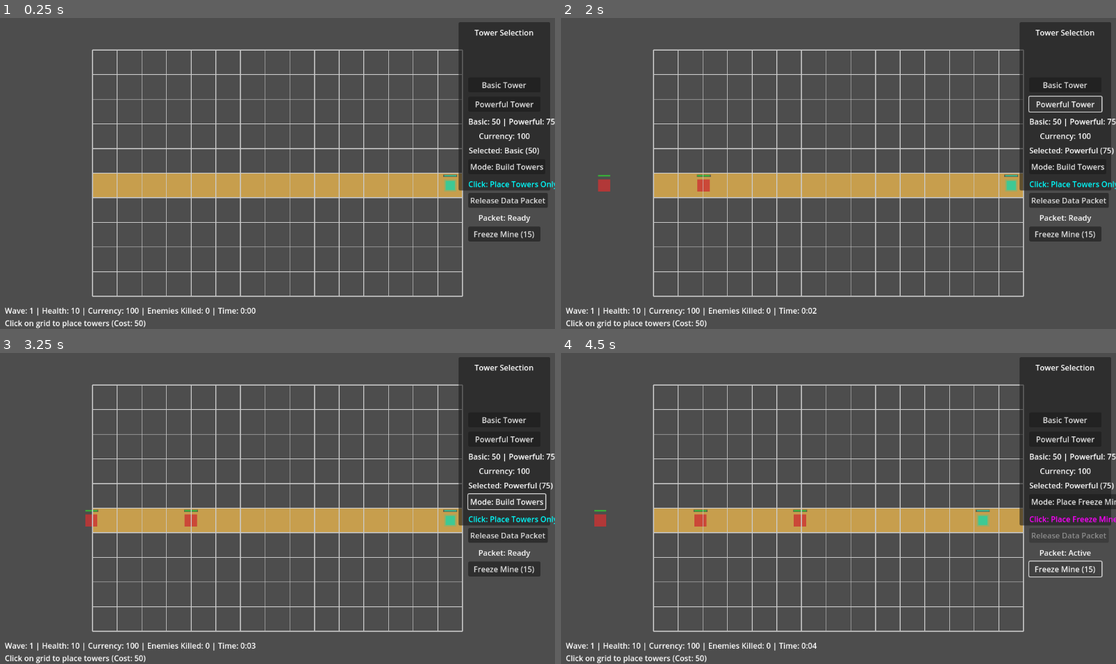
Above: before the commit, frames 1-4 (two rows, left to right).
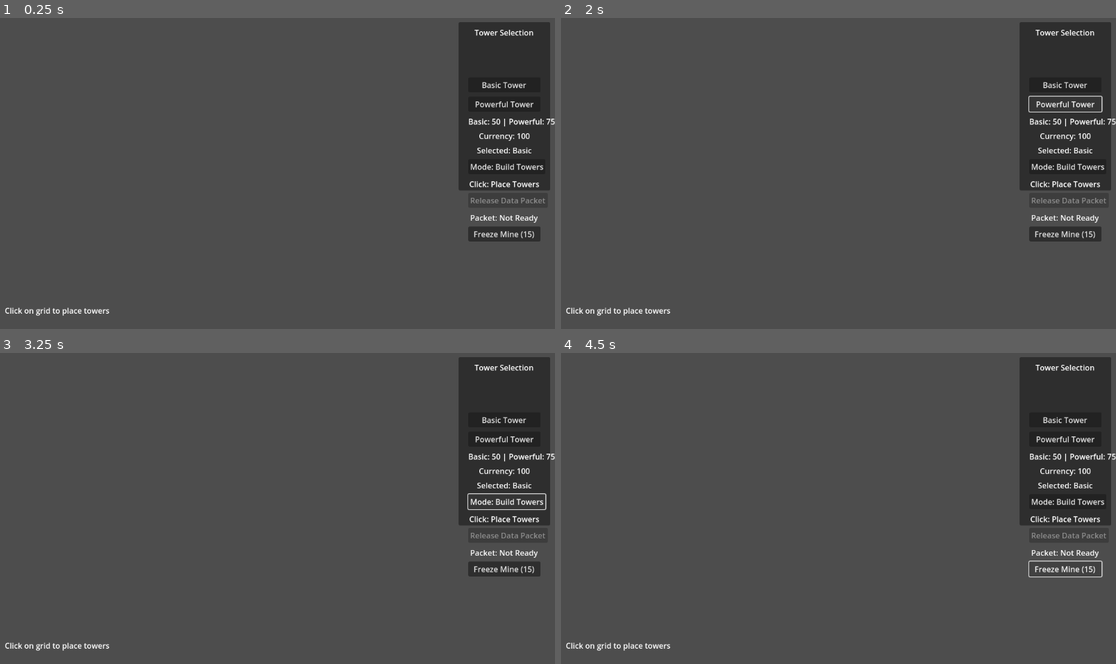
Above: after the commit, the same moments.

Repository: rivie13/CyberCrawler_basic_tower_defense_demo
Game: Godot game, scene res://scenes/Main.tscn
Same seed, same stepped clock (60 frames per second), same inputs: the game is played once before the commit and once after it.
Inputs (mouse positions are in pixels of both pictures, inside the frame that each line leads up to):
- Up to frame 1 (0.25 s): no input
- Up to frame 2 (2 s): click "Basic Tower" at 0.5 s; click "Powerful Tower" at 1.25 s
- Up to frame 3 (3.25 s): click "Mode: Build Towers" at 2 s; click "Mode: Attack Enemies" (after the commit: "Mode: Build Towers") at 2.75 s
- Up to frame 4 (4.5 s): click (1071, 536) at 3.5 s, where only the run before the commit has a clickable "Release Data Packet"; click "Freeze Mine (15)" at 4.25 s

The runs differ from the first frame. In frame 1, 11% of the frame differs, in the area x 0-100%, y 10-100%; in frame 2, 11%; in frame 3, 11%; in frame 4, 11%.
Error after the commit: Parse Error: Static function "get_ticks_msec()" not found in base "GDScriptNativeClass". (res://scripts/MainController.gd:257)

Commit message:
refactor: replace Time.get_ticks_msec() with OS.get_ticks_msec() for consistency
- Updated GameManager and MainController scripts to use OS.get_ticks_msec() for retrieving the current time, ensuring uniformity across the codebase.
- This change enhances compatibility and maintains consistency in time tracking throughout the game session.

Diff:
--- a/cybercrawler_basictowerdefense/scripts/GameManager.gd
+++ b/cybercrawler_basictowerdefense/scripts/GameManager.gd
@@ -22,7 +22,7 @@
 
 func _ready():
 	# Initialize timer system
-	game_session_start_time = Time.get_ticks_msec()
+	game_session_start_time = OS.get_ticks_msec()
 
 func initialize(wave_mgr: WaveManagerInterface, currency_mgr: CurrencyManagerInterface, tower_mgr: TowerManagerInterface):
 	wave_manager = wave_mgr
@@ -194,7 +194,7 @@
 	return "Wave: %d | Health: %d | Currency: %d | Enemies Killed: %d%s\nClick on grid to place towers (Cost: %d)" % [current_wave, player_health, current_currency, enemies_killed, timer_text, tower_cost]
 
 func get_session_time() -> float:
-	var current_time = Time.get_ticks_msec()
+	var current_time = OS.get_ticks_msec()
 	return (current_time - game_session_start_time) / 1000.0  # Convert milliseconds to seconds
 
 func format_time(seconds: float) -> String:
--- a/cybercrawler_basictowerdefense/scripts/MainController.gd
+++ b/cybercrawler_basictowerdefense/scripts/MainController.gd
@@ -254,7 +254,7 @@
 	var context = {
 		"source": "rival_hacker",
 		"session_state": get_session_state(),
-		"timestamp": Time.get_ticks_msec()
+		"timestamp": OS.get_ticks_msec()
 	}
 	rival_hacker_activated.emit(context)
 	td_alert_generated.emit("rival_activated", context)
@@ -265,7 +265,7 @@
 	var results = {
 		"session_state": get_session_state(),
 		"completion_reason": "game_ended",
-		"timestamp": Time.get_ticks_msec()
+		"timestamp": OS.get_ticks_msec()
 	}
 	td_session_completed.emit(results)
 	DebugLogger.info("Emitted td_session_completed signal to parent", "PARENT_INTEGRATION")
